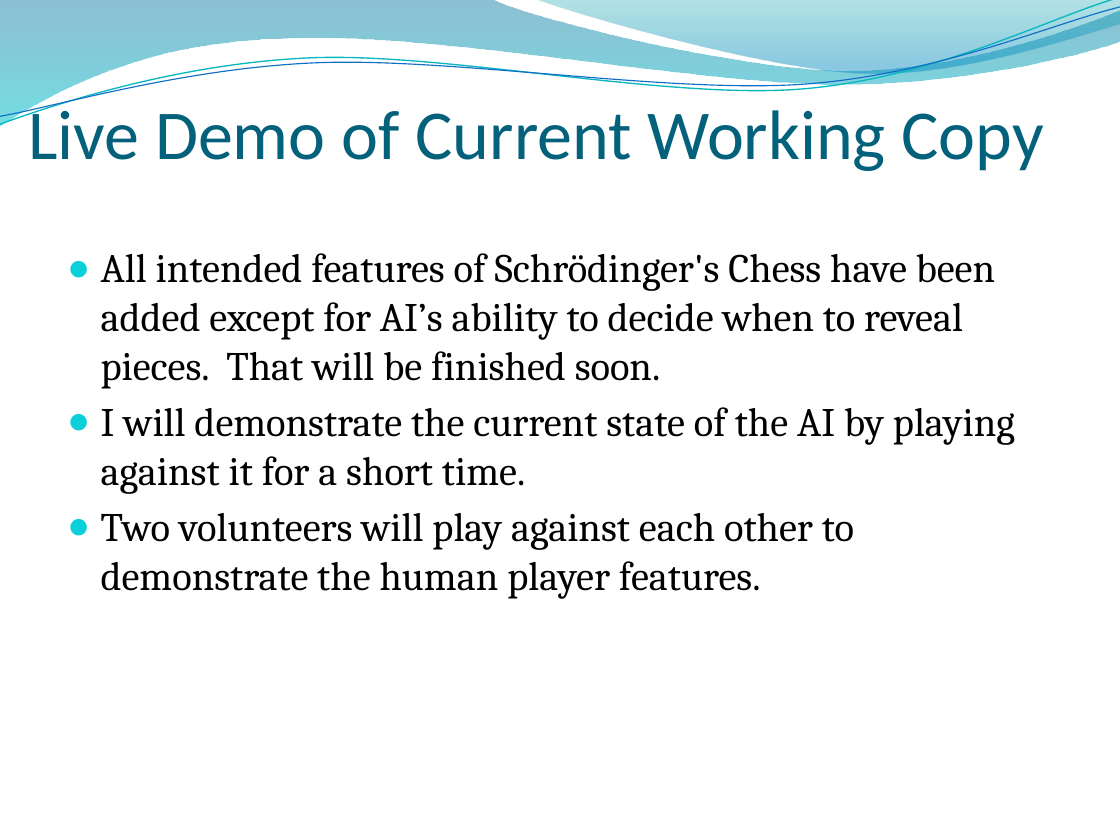
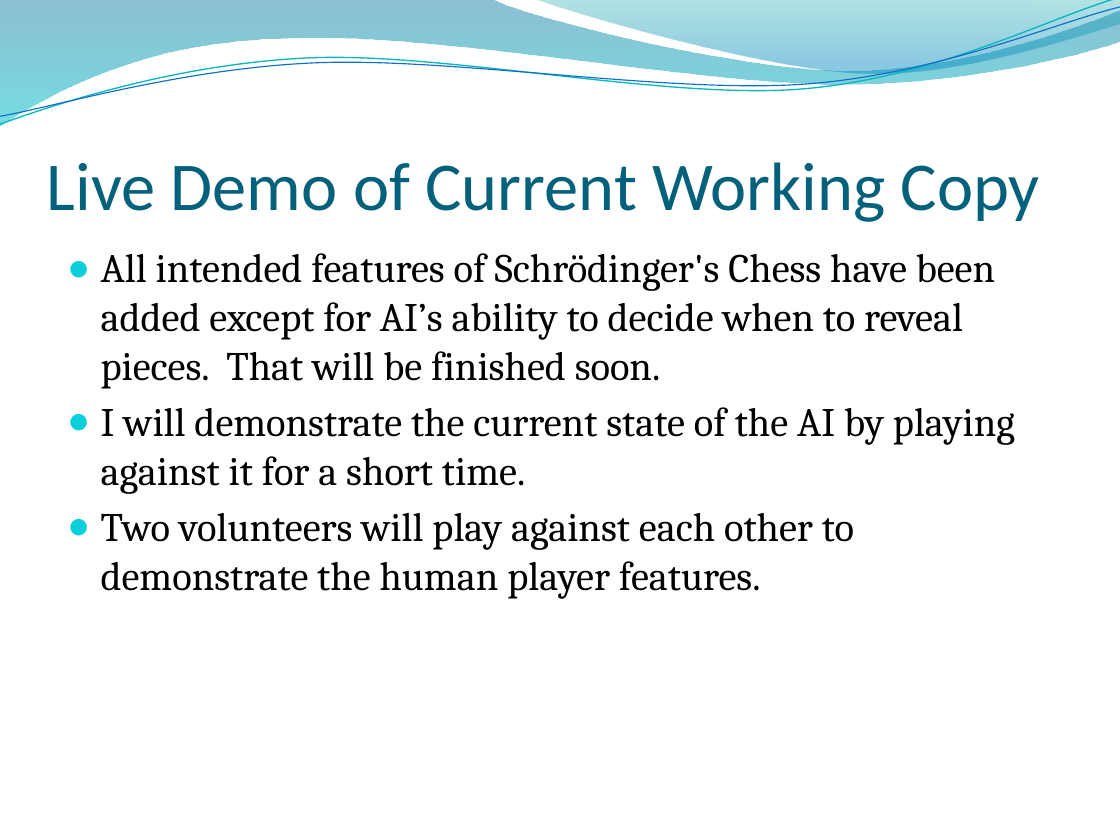
Before and after one commit to dittma75/schrodingers_chess, a slide deck: slide 12 of presentation/Schrödinger's Chess.pptx. Drawn at 1120x840 pixels with LibreOffice and Linux fonts; fonts in the diff are those of the drawing; background and template pictures are left out. Boxes give left, top, right and bottom in pixels: in the first picture for what was removed or moved away, otherwise in the second. Text is boxed around its words. In the diff, an @@ line names an element or a change of style, - is before the commit and + after.

Commit message:
Tweaked presentation
Fixed some slight mistakes in presentation.
Fixed some documentation in code.
Added the new move_logic code for comparison.

```diff
--- a/presentation/Schrödinger's Chess.pptx
+++ b/presentation/Schrödinger's Chess.pptx
@@ title "Live Demo of Current Working ...": place and size @@
-title "Live Demo of Current Working ..." at (28, 101, 1044, 171)
+title "Live Demo of Current Working ..." at (47, 162, 1040, 222)
@@ title "Live Demo of Current Working ..." at (47, 162, 1040, 222): size 45 to 44 pt @@
```
Also in this commit, not shown: 3 other slides changed, 3 other files.
